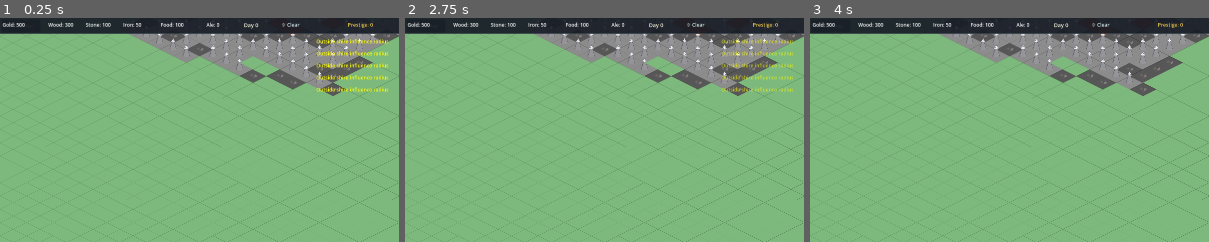
Above: before the commit, frames 1-3 (left to right).
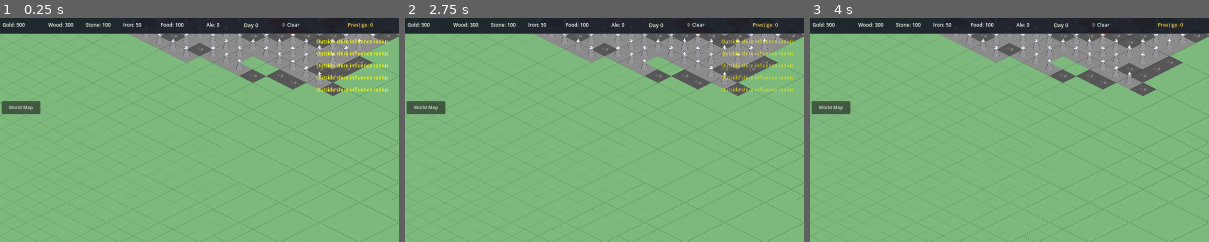
Above: after the commit, the same moments.

Repository: brotherphilip/sovereigns-reach
Game: Godot game, scene res://view/cityview/CityViewScene.tscn
Two runs of this game, one before a commit and one after it. Both use one fixed random seed, a clock stepped at 60 frames per second and the inputs below. This scene is started directly instead of the project's main scene.
Inputs:
- Up to frame 1 (0.25 s): no input
- Up to frame 2 (2.75 s): click "−" at 0.5 s; click "+" at 1.25 s; click "−" at 2 s
- Up to frame 3 (4 s): click "+" at 2.75 s; click "−" at 3.5 s
The pictures show only the part of the screen within x 0-50%, y 0-50%; the shares and areas given below are measured in that part.

The runs differ from the first frame. In frame 1, 0.6% of the frame differs, in the area x 0-11%, y 37-43%; in frame 2, 0.6%; in frame 3, 0.6%.
Error after the commit: Parse Error: Invalid argument for "draw_circle()" function: argument 1 should be "Vector2" but is "float". (res://view/micro/Minimap.gd:110)

Commit message:
Add minimap to city screen
- New Minimap control (view/micro/Minimap.gd) shows 180×180px viewport of terrain, buildings, and units
- Terrain draws with 11 biome colors matching IsometricGrid
- Buildings shown as colored dots (green=player, red=AI)
- Units shown as smaller dots (light green=player, light red=AI)
- Camera viewport highlighted with yellow semi-transparent polygon
- Click on minimap to pan camera to that location
- Positioned at top-left corner (4, 4) with border, layer 9
- Coordinates convert correctly between minimap space → grid space → isometric screen space

Co-Authored-By: Claude Haiku 4.5 <noreply@anthropic.com>

Diff:
--- a/view/cityview/CityViewScene.gd
+++ b/view/cityview/CityViewScene.gd
@@ -109,6 +109,8 @@
 	_hud.layer = 10
 	add_child(_hud)
 
+	_add_minimap()
+
 	_macro_view = CanvasLayer.new()
 	_macro_view.name  = "MacroView"
 	_macro_view.layer = 5
@@ -128,14 +130,25 @@
 	# "World Map" return button (added to a small persistent overlay)
 	_add_world_map_button()
 
+func _add_minimap() -> void:
+	var overlay := CanvasLayer.new()
+	overlay.name  = "MinimapLayer"
+	overlay.layer = 9
+	add_child(overlay)
+	var minimap := preload("res://view/micro/Minimap.gd").new()
+	minimap.name = "Minimap"
+	minimap.position = Vector2(4, 4)
+	minimap.set_camera(_camera)
+	overlay.add_child(minimap)
+
 func _add_world_map_button() -> void:
 	var overlay := CanvasLayer.new()
 	overlay.name  = "WorldMapOverlay"
-	overlay.layer = 9
+	overlay.layer = 8
 	add_child(overlay)
 	var btn := Button.new()
 	btn.text     = "World Map"
-	btn.position = Vector2(4, 4)
+	btn.position = Vector2(4, 200)
 	btn.size     = Vector2(90, 28)
 	btn.add_theme_font_size_override("font_size", 11)
 	btn.pressed.connect(_on_return_to_world_map)
--- /dev/null
+++ b/view/micro/Minimap.gd
@@ -0,0 +1,194 @@
+extends Control
+# Small viewport map showing terrain, buildings, units, and camera viewport.
+# Click to pan camera to that location.
+
+const MINIMAP_W: int = 180
+const MINIMAP_H: int = 180
+const MARGIN: int = 4
+
+var _camera: Camera2D = null
+var _map_w: int = 200
+var _map_h: int = 200
+var _minimap_size: Vector2 = Vector2(MINIMAP_W, MINIMAP_H)
+
+func _ready() -> void:
+	var gs: Vector2i = GameState.get_grid_size()
+	_map_w = gs.x
+	_map_h = gs.y
+	size = Vector2(MINIMAP_W + MARGIN * 2, MINIMAP_H + MARGIN * 2)
+	EventBus.simulation_tick.connect(_on_tick)
+	set_process_input(true)
+
+func _on_tick(_tick: int) -> void:
+	queue_redraw()
+
+func _input(event: InputEvent) -> void:
+	if event is InputEventMouseButton and event.pressed and event.button_index == MOUSE_BUTTON_LEFT:
+		if _camera == null: return
+		var local_pos: Vector2 = event.position - global_position
+		if Rect2(Vector2(MARGIN, MARGIN), _minimap_size).has_point(local_pos):
+			_pan_to_minimap_pos(local_pos - Vector2(MARGIN, MARGIN))
+			get_viewport().set_input_as_handled()
+
+func set_camera(cam: Camera2D) -> void:
+	_camera = cam
+
+func _pan_to_minimap_pos(minimap_coords: Vector2) -> void:
+	if _camera == null: return
+	var gx: float = minimap_coords.x / _minimap_size.x * _map_w
+	var gy: float = minimap_coords.y / _minimap_size.y * _map_h
+	var iso_pos: Vector2 = Vector2((gx - gy) * 32.0, (gx + gy) * 16.0)
+	_camera.center_on(iso_pos)
+
+func _draw() -> void:
+	_draw_background()
+	_draw_terrain()
+	_draw_buildings()
+	_draw_units()
+	_draw_viewport_rect()
+	_draw_border()
+
+func _draw_background() -> void:
+	var bg := Rect2(Vector2(MARGIN, MARGIN), _minimap_size)
+	draw_rect(bg, Color(0.08, 0.10, 0.12, 0.95))
+
+func _draw_border() -> void:
+	var border_rect := Rect2(Vector2(MARGIN, MARGIN), _minimap_size)
+	draw_rect(border_rect, Color(0.3, 0.3, 0.3, 1.0), false, 1.5)
+
+func _draw_terrain() -> void:
+	if GameState.world.is_empty(): return
+	var terrain_grid: Array = GameState.world.get("terrain", [])
+	if terrain_grid.is_empty(): return
+
+	var scale_x: float = _minimap_size.x / _map_w
+	var scale_y: float = _minimap_size.y / _map_h
+
+	for gx in range(_map_w):
+		for gy in range(_map_h):
+			var idx: int = gy * _map_w + gx
+			if idx >= terrain_grid.size(): continue
+			var terrain_type: int = terrain_grid[idx]
+			var col: Color = _get_terrain_color(terrain_type)
+			var px: float = MARGIN + gx * scale_x
+			var py: float = MARGIN + gy * scale_y
+			draw_rect(Rect2(px, py, scale_x, scale_y), col)
+
+func _get_terrain_color(terrain_type: int) -> Color:
+	var colors: Array = [
+		Color(0.49, 0.72, 0.49),  # GRASS
+		Color(0.18, 0.42, 0.19),  # FOREST
+		Color(0.55, 0.55, 0.55),  # MOUNTAIN
+		Color(0.29, 0.56, 0.93),  # RIVER
+		Color(0.55, 0.60, 0.30),  # MARSH
+		Color(0.34, 0.34, 0.34),  # ROCK
+		Color(0.61, 0.37, 0.25),  # ORE_VEIN
+		Color(0.66, 0.83, 0.55),  # VALLEY
+		Color(0.42, 0.70, 0.85),  # COASTAL
+		Color(0.83, 0.71, 0.52),  # ROAD
+		Color(0.40, 0.33, 0.27),  # RUIN
+	]
+	if terrain_type >= 0 and terrain_type < colors.size():
+		return colors[terrain_type]
+	return Color(0.5, 0.5, 0.5)
+
+func _draw_buildings() -> void:
+	if GameState.players.is_empty(): return
+	var scale_x: float = _minimap_size.x / _map_w
+	var scale_y: float = _minimap_size.y / _map_h
+
+	for player in GameState.players:
+		if not player is Dictionary: continue
+		var buildings: Array = player.get("buildings", [])
+		for bld in buildings:
+			if not bld is Dictionary: continue
+			var gx: int = bld.get("grid_x", 0)
+			var gy: int = bld.get("grid_y", 0)
+			var px: float = MARGIN + gx * scale_x
+			var py: float = MARGIN + gy * scale_y
+			var col: Color = Color(0.2, 0.8, 0.2, 0.8)
+			draw_circle(px + scale_x * 0.5, py + scale_y * 0.5, 2.0, col)
+
+	for faction in GameState.ai_factions:
+		if not faction is Dictionary: continue
+		var buildings: Array = faction.get("buildings", [])
+		for bld in buildings:
+			if not bld is Dictionary: continue
+			var gx: int = bld.get("grid_x", 0)
+			var gy: int = bld.get("grid_y", 0)
+			var px: float = MARGIN + gx * scale_x
+			var py: float = MARGIN + gy * scale_y
+			var col: Color = Color(0.8, 0.2, 0.2, 0.8)
+			draw_circle(px + scale_x * 0.5, py + scale_y * 0.5, 2.0, col)
+
+func _draw_units() -> void:
+	if GameState.players.is_empty(): return
+	var scale_x: float = _minimap_size.x / _map_w
+	var scale_y: float = _minimap_size.y / _map_h
+
+	for player in GameState.players:
+		if not player is Dictionary: continue
+		var units: Array = player.get("units", [])
+		for unit in units:
+			if not unit is Dictionary: continue
+			var gx: int = unit.get("grid_x", 0)
+			var gy: int = unit.get("grid_y", 0)
+			var px: float = MARGIN + gx * scale_x
+			var py: float = MARGIN + gy * scale_y
+			var col: Color = Color(0.4, 1.0, 0.4, 0.9)
+			draw_circle(px + scale_x * 0.5, py + scale_y * 0.5, 1.5, col)
+
+	for faction in GameState.ai_factions:
+		if not faction is Dictionary: continue
+		var units: Array = faction.get("units", [])
+		for unit in units:
+			if not unit is Dictionary: continue
+			var gx: int = unit.get("grid_x", 0)
+			var gy: int = unit.get("grid_y", 0)
+			var px: float = MARGIN + gx * scale_x
+			var py: float = MARGIN + gy * scale_y
+			var col: Color = Color(1.0, 0.4, 0.4, 0.9)
+			draw_circle(px + scale_x * 0.5, py + scale_y * 0.5, 1.5, col)
+
+func _draw_viewport_rect() -> void:
+	if _camera == null: return
+	var scale_x: float = _minimap_size.x / _map_w
+	var scale_y: float = _minimap_size.y / _map_h
+	var vp_size: Vector2 = get_viewport().get_visible_rect().size
+	if vp_size == Vector2.ZERO:
+		vp_size = Vector2(1280, 720)
+
+	var cam_pos: Vector2 = _camera.position
+	var cam_zoom: float = _camera.zoom.x
+	var half_w: float = (vp_size.x * 0.5) / cam_zoom
+	var half_h: float = (vp_size.y * 0.5) / cam_zoom
+
+	# Corners of visible area in iso-screen space
+	var left_sx: float = cam_pos.x - half_w
+	var right_sx: float = cam_pos.x + half_w
+	var top_sy: float = cam_pos.y - half_h
+	var bottom_sy: float = cam_pos.y + half_h
+
+	# Convert iso screen corners to grid coordinates
+	# iso_pos = Vector2((gx - gy) * 32, (gx + gy) * 16)
+	# Solving: sx = (gx - gy) * 32, sy = (gx + gy) * 16
+	# gx = (sx / 32 + sy / 16) / 2
+	# gy = (sy / 16 - sx / 32) / 2
+	var tl_gx: float = (left_sx / 32.0 + top_sy / 16.0) * 0.5
+	var tl_gy: float = (top_sy / 16.0 - left_sx / 32.0) * 0.5
+	var tr_gx: float = (right_sx / 32.0 + top_sy / 16.0) * 0.5
+	var tr_gy: float = (top_sy / 16.0 - right_sx / 32.0) * 0.5
+	var br_gx: float = (right_sx / 32.0 + bottom_sy / 16.0) * 0.5
+	var br_gy: float = (bottom_sy / 16.0 - right_sx / 32.0) * 0.5
+	var bl_gx: float = (left_sx / 32.0 + bottom_sy / 16.0) * 0.5
+	var bl_gy: float = (bottom_sy / 16.0 - left_sx / 32.0) * 0.5
+
+	var corners: PackedVector2Array = [
+		Vector2(MARGIN + tl_gx * scale_x, MARGIN + tl_gy * scale_y),
+		Vector2(MARGIN + tr_gx * scale_x, MARGIN + tr_gy * scale_y),
+		Vector2(MARGIN + br_gx * scale_x, MARGIN + br_gy * scale_y),
+		Vector2(MARGIN + bl_gx * scale_x, MARGIN + bl_gy * scale_y),
+	]
+	draw_colored_polygon(corners, Color(0.8, 0.8, 0.2, 0.15))
+	draw_polyline(PackedVector2Array([corners[0], corners[1], corners[2], corners[3], corners[0]]),
+		Color(0.8, 0.8, 0.2, 0.7), 1.5)
